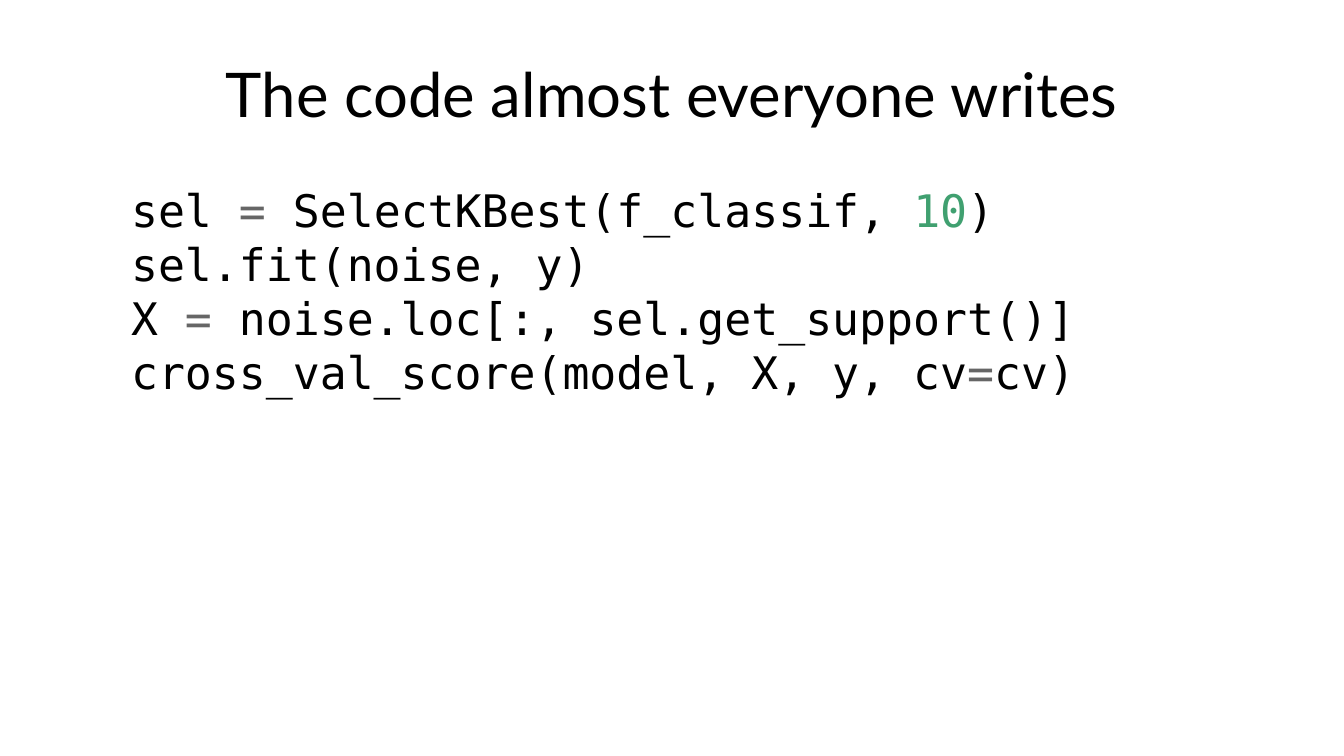
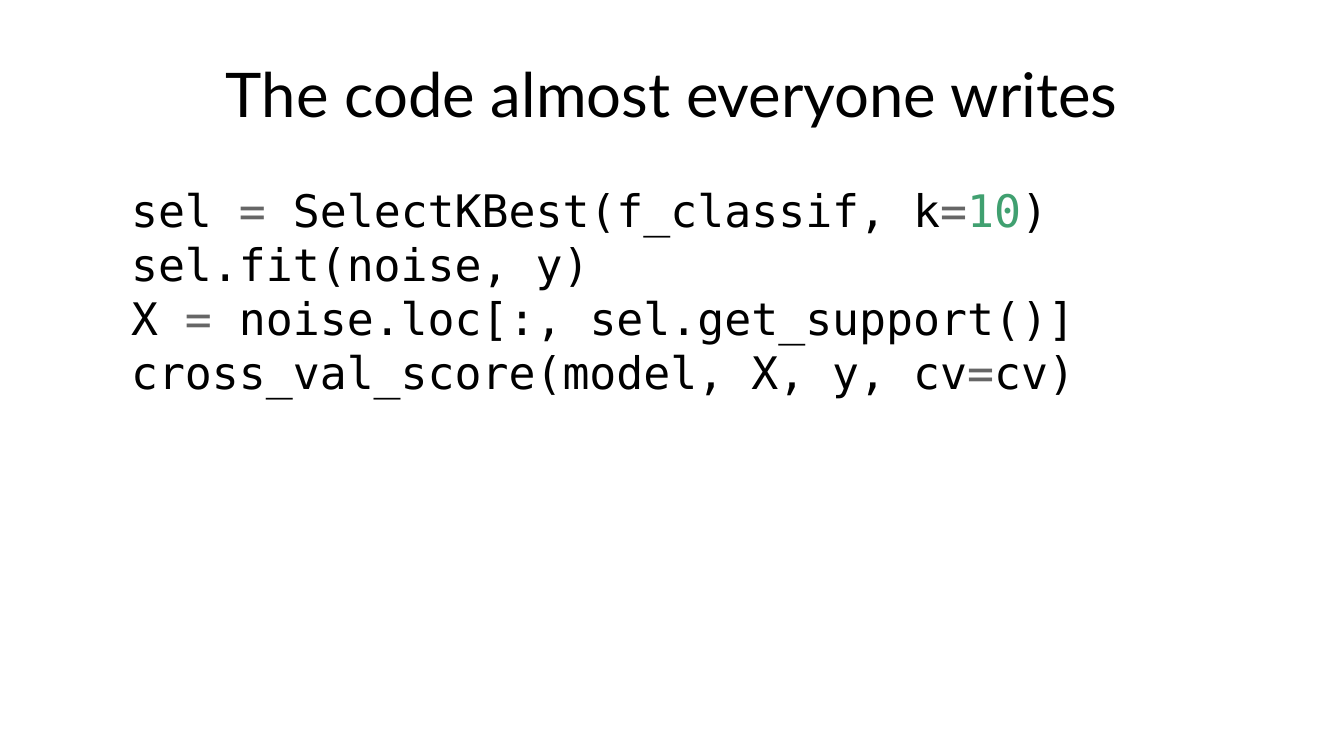
Before and after one commit to fabioantonini/technologies-for-artificial-intelligence, a slide deck: slide 32 of Lessons/05_experimental_methodology/Slides/experimental_methodology_slides.pptx. Drawn at 1344x756 pixels with LibreOffice and Linux fonts; fonts in the diff are those of the drawing; background and template pictures are left out. Boxes give left, top, right and bottom in pixels: in the first picture for what was removed or moved away, otherwise in the second. Text is boxed around its words. In the diff, an @@ line names an element or a change of style, - is before the commit and + after.

```diff
--- a/Lessons/05_experimental_methodology/Slides/experimental_methodology_slides.pptx
+++ b/Lessons/05_experimental_methodology/Slides/experimental_methodology_slides.pptx
@@ text at (131,192,1075,399): text changed @@
-sel = SelectKBest(f_classif, 10)
-sel.fit(noise, y)
-X = noise.loc[:, sel.get_support()]
-cross_val_score(model, X, y, cv=cv)
+sel = SelectKBest(f_classif, k=10)
+sel.fit(noise, y)
+X = noise.loc[:, sel.get_support()]
+cross_val_score(model, X, y, cv=cv)
```
Also in this commit, not shown: 1 other slide changed, 4 other files.
